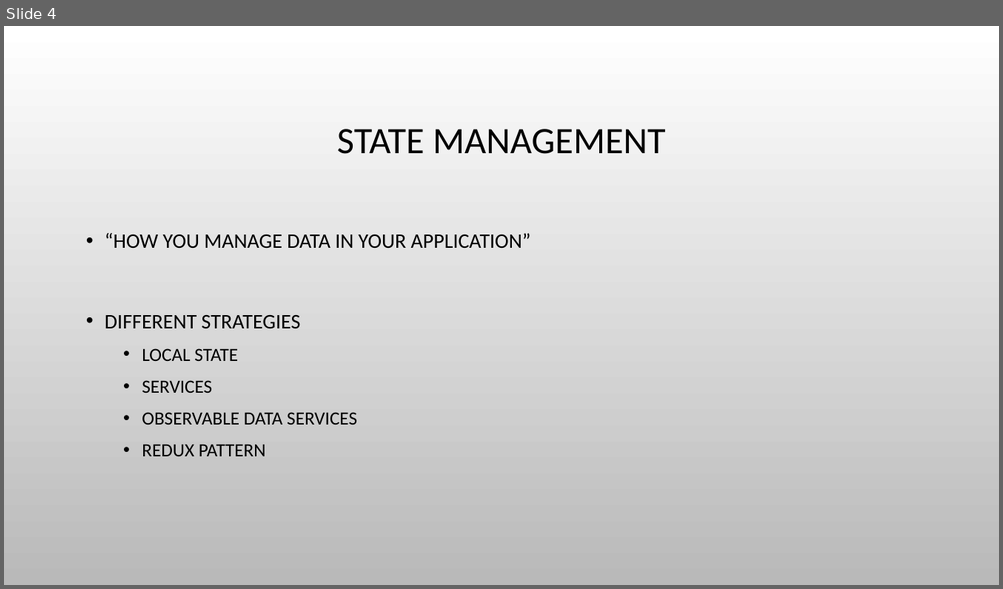
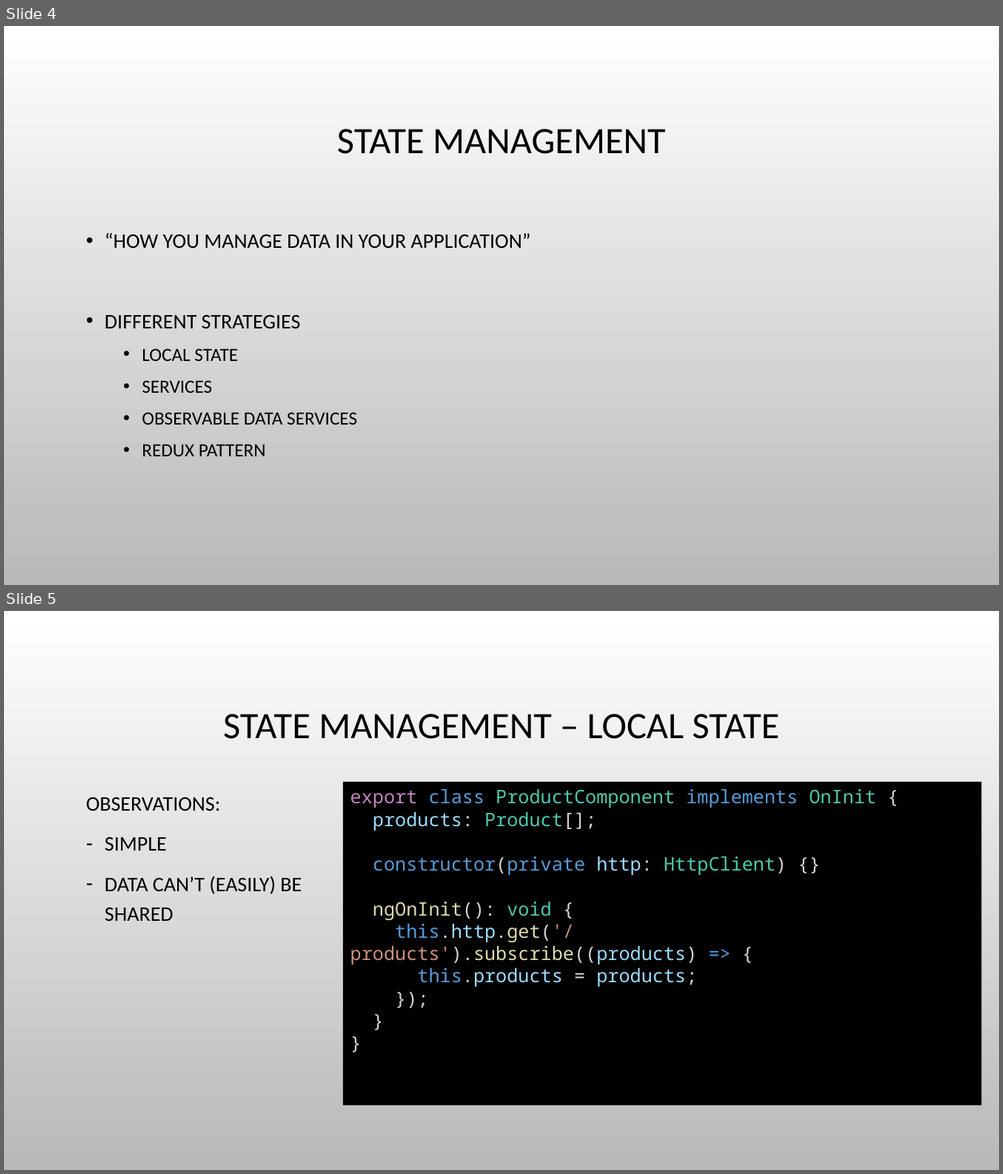
Before and after one commit to bertleemput/reactive-state-management, a slide deck: Reactive State Management.pptx. Shown one above the other, each under a label of ours: slide 4 before the commit, slides 4 and 5 after it. The pictures are 1003x589 and 1003x1174 pixels, drawn with LibreOffice and Linux fonts; fonts in the diff are those of the drawing; background and template pictures are left out. Boxes give left, top, right and bottom in pixels: in the first picture for what was removed or moved away, otherwise in the second. Text is boxed around its words. In the diff, an @@ line names an element or a change of style, - is before the commit and + after.

```diff
--- a/Reactive State Management.pptx
+++ b/Reactive State Management.pptx
@@ slide 5 added at (x1=4, y1=611, x2=999, y2=1170), background picture (left out) @@
@@ title added at (x1=223, y1=714, x2=780, y2=739), 36 pt, text #000000 @@
+STATE MANAGEMENT – LOCAL STATE
@@ rectangle added at (x1=343, y1=782, x2=982, y2=1105), fill #000000, 18 pt, text #569CD6 @@
+export class ProductComponent implements OnInit {
+products: Product[];
+constructor(private http: HttpClient) {}
+ngOnInit(): void {
+this.http.get('/products').subscribe((products) => {
+this.products = products;
+});
+}
+}
@@ text added at (x1=86, y1=797, x2=301, y2=921), 20 pt, text #000000 @@
+OBSERVATIONS:
+– SIMPLE
+– DATA CAN’T (EASILY) BE SHARED
```
Also in this commit, not shown: 1 slide changed, 3 other slides added.
